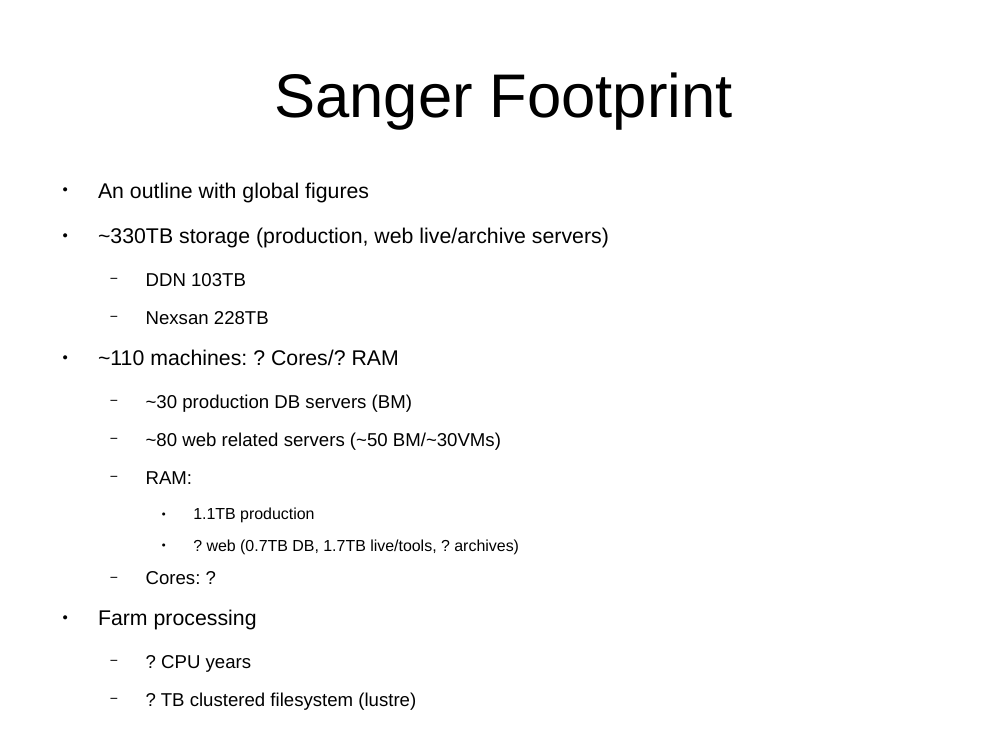
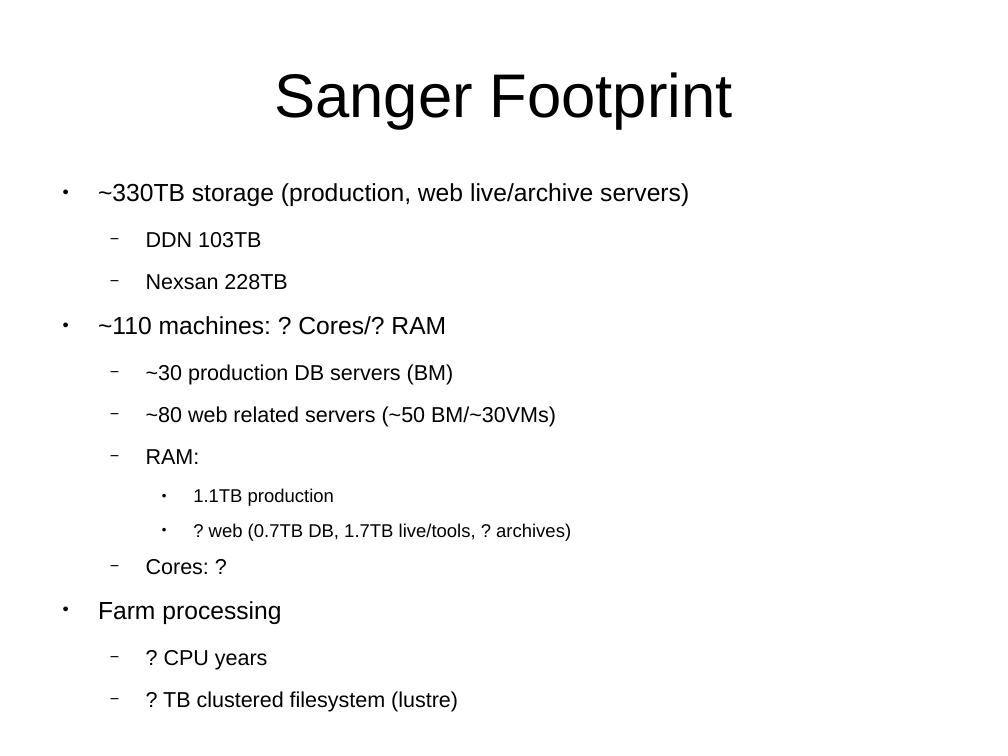
Before and after one commit to avullo/ensembl-migration-pm, a slide deck: slide 4 of data-review-10-16/talk.odp. Drawn at 1008x756 pixels with LibreOffice and Linux fonts; fonts in the diff are those of the drawing; background and template pictures are left out. Boxes give left, top, right and bottom in pixels: in the first picture for what was removed or moved away, otherwise in the second. Text is boxed around its words. In the diff, an @@ line names an element or a change of style, - is before the commit and + after.

Commit message:
Archives almost ready. Begin FTP section, worked on intro, includes shutdown.

```diff
--- a/data-review-10-16/talk.odp
+++ b/data-review-10-16/talk.odp
@@ text "~330TB storage (production, web live/archive ..." at [98,183,689,712]: size 15.2 to 17.6 pt in "~330TB storage (production, web live/archive servers)", "~110 machines: ? Cores/? RAM", "Farm processing"; size 13.3 to 15.4 pt in "DDN 103TB", "Nexsan 228TB", "~30 production DB servers (BM)", "~80 web related servers (~50 BM/~30VMs)" and 4 more places; size 11.4 to 13.2 pt in "1.1TB production", "? web (0.7TB DB, 1.7TB live/tools, ? ..." @@
@@ text at [98,182,369,203]: paragraph removed @@
-● An outline with global figures
```
Also in this commit, not shown: 6 other slides changed, 6 slides added, 4 slides removed.
